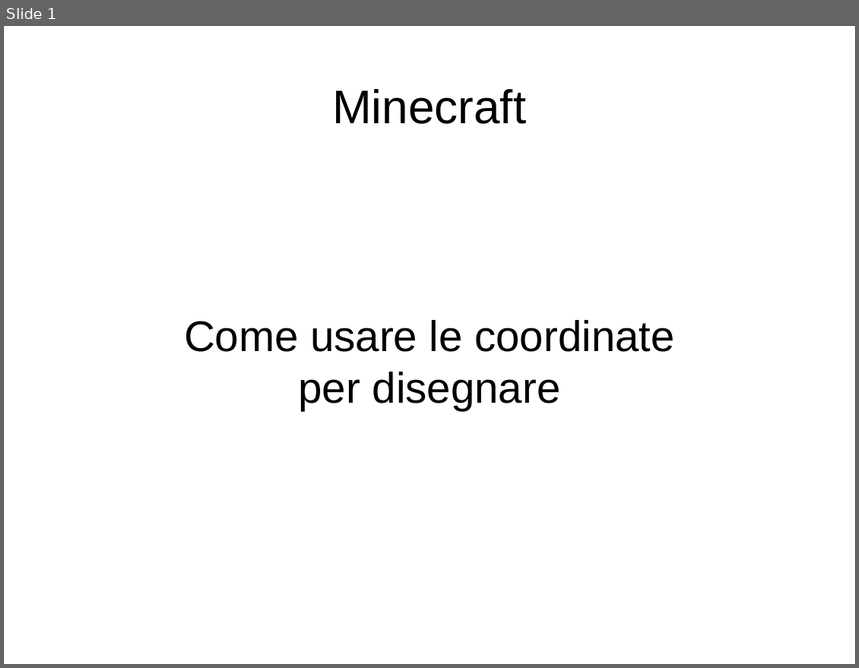
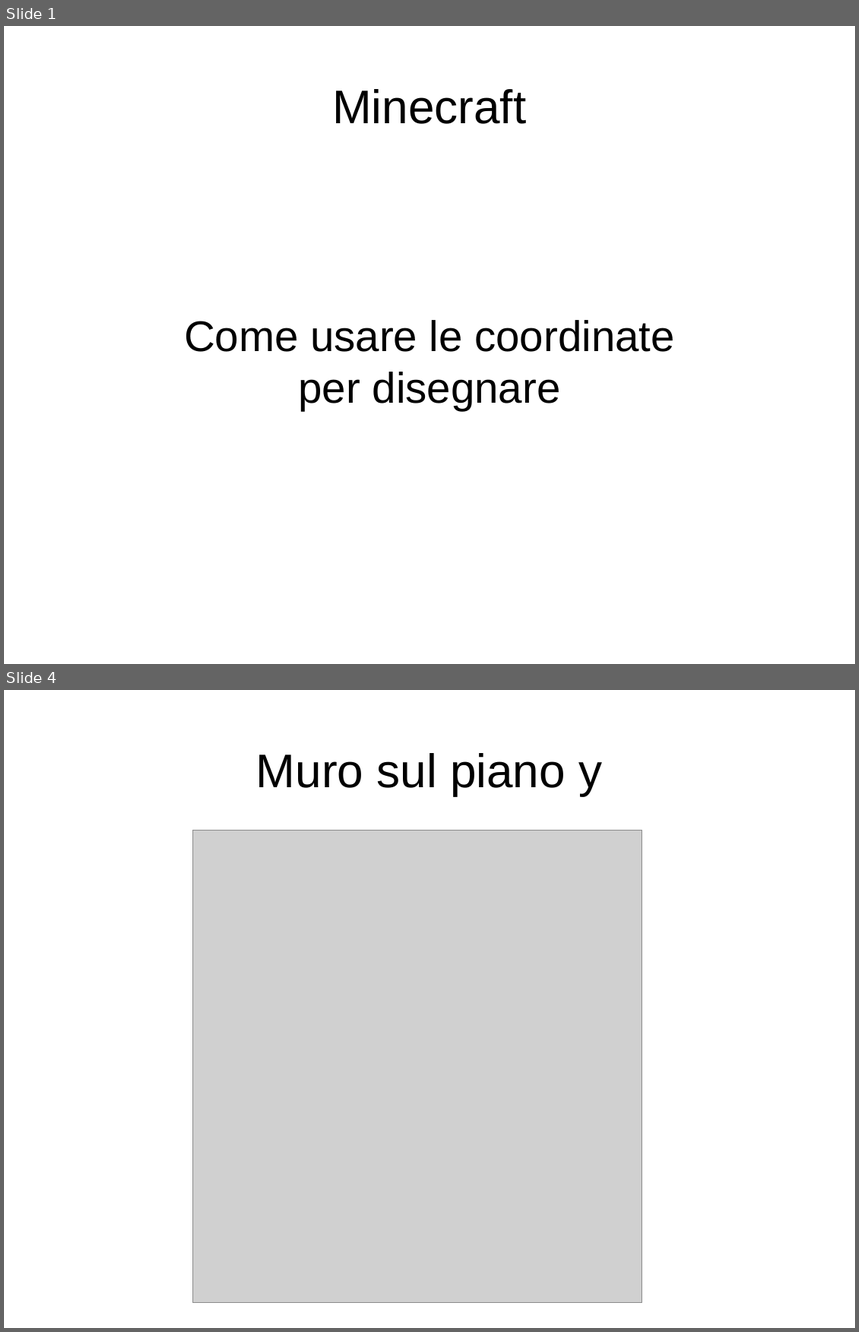
Before and after one commit to kronwiz/randomstuff, a slide deck: minecraft/uso_delle_coordinate.odp. Shown one above the other, each under a label of ours: slide 1 before the commit, slides 1 and 4 after it; the slides between them are not shown. The pictures are 859x668 and 859x1332 pixels, drawn with LibreOffice and Linux fonts; fonts in the diff are those of the drawing; grey boxes stand for pictures. Boxes give left, top, right and bottom in pixels: in the first picture for what was removed or moved away, otherwise in the second. Text is boxed around its words. In the diff, an @@ line names an element or a change of style, - is before the commit and + after.

```diff
--- a/minecraft/uso_delle_coordinate.odp
+++ b/minecraft/uso_delle_coordinate.odp
@@ slide 4 added at bbox=[4, 690, 855, 1328], background #FFFFFF @@
@@ title added at bbox=[256, 753, 602, 796], 44 pt, text #000000 @@
+Muro sul piano y
@@ picture added at bbox=[192, 831, 642, 1303] @@
```
Also in this commit, not shown: 3 other slides added, 3 slides removed, 1 other file.
